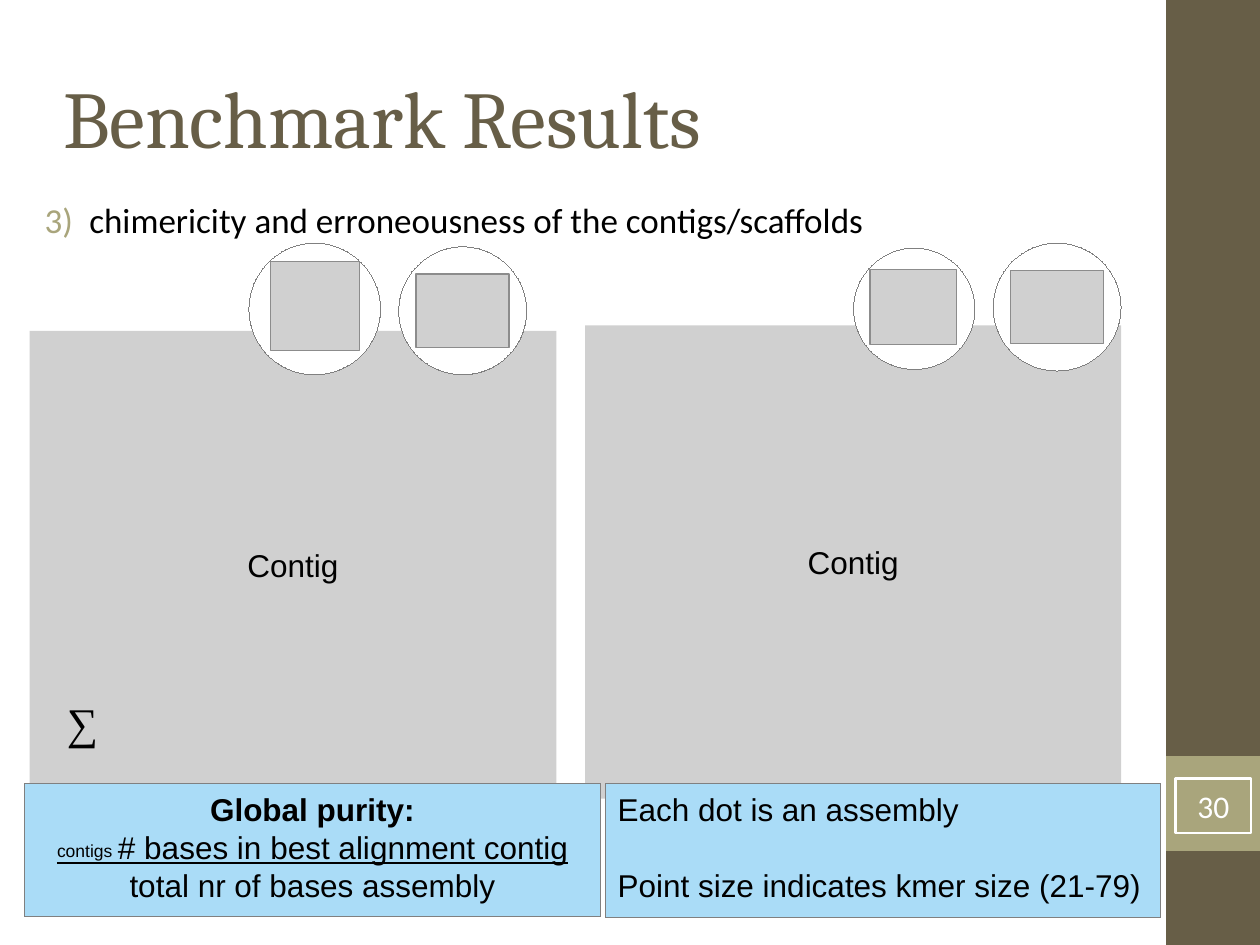
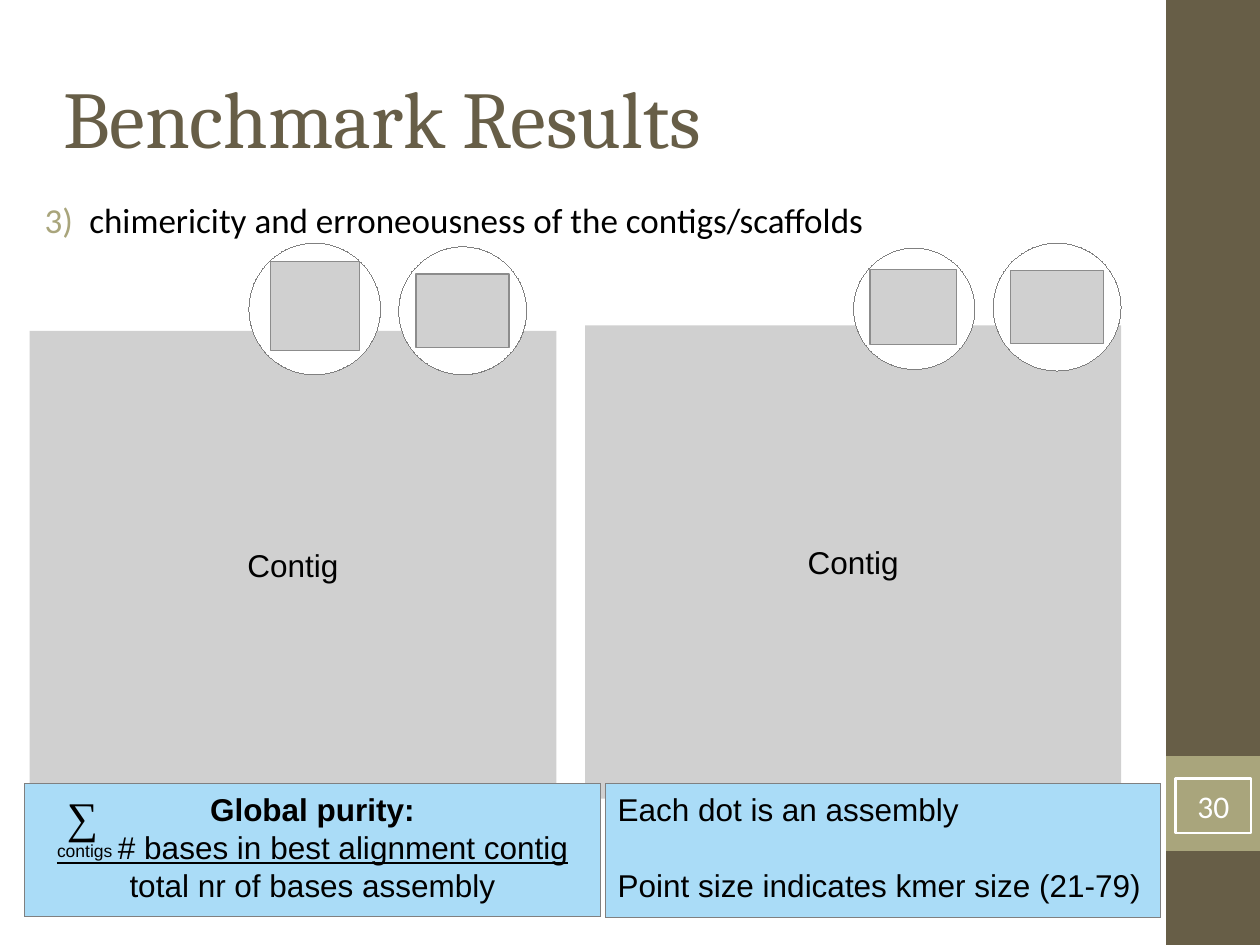
Before and after one commit to inodb/msc-thesis, a slide deck: slide 30 of presentation/msc-thesis.odp. Drawn at 1260x945 pixels with LibreOffice and Linux fonts; fonts in the diff are those of the drawing; grey boxes stand for pictures. Boxes give left, top, right and bottom in pixels: in the first picture for what was removed or moved away, otherwise in the second. Text is boxed around its words. In the diff, an @@ line names an element or a change of style, - is before the commit and + after.

```diff
--- a/presentation/msc-thesis.odp
+++ b/presentation/msc-thesis.odp
@@ text "∑" rewrapped from (54,689,125,945) to (54,784,125,945) @@
```
Also in this commit, not shown: 1 other file.
